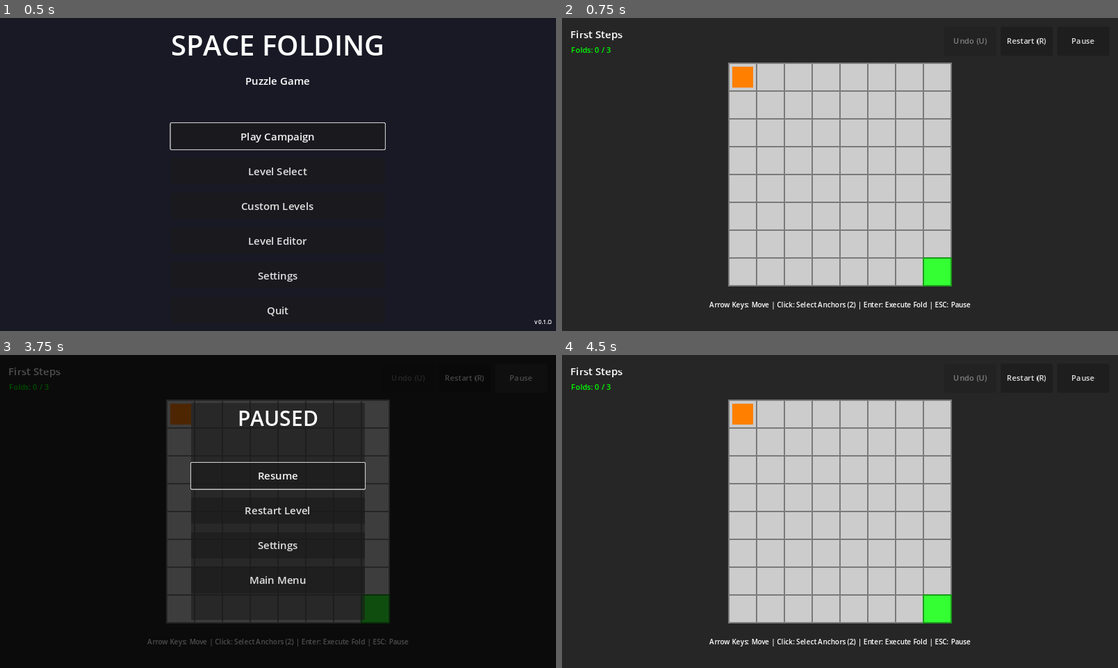
Above: before the commit, frames 1-4 (two rows, left to right).
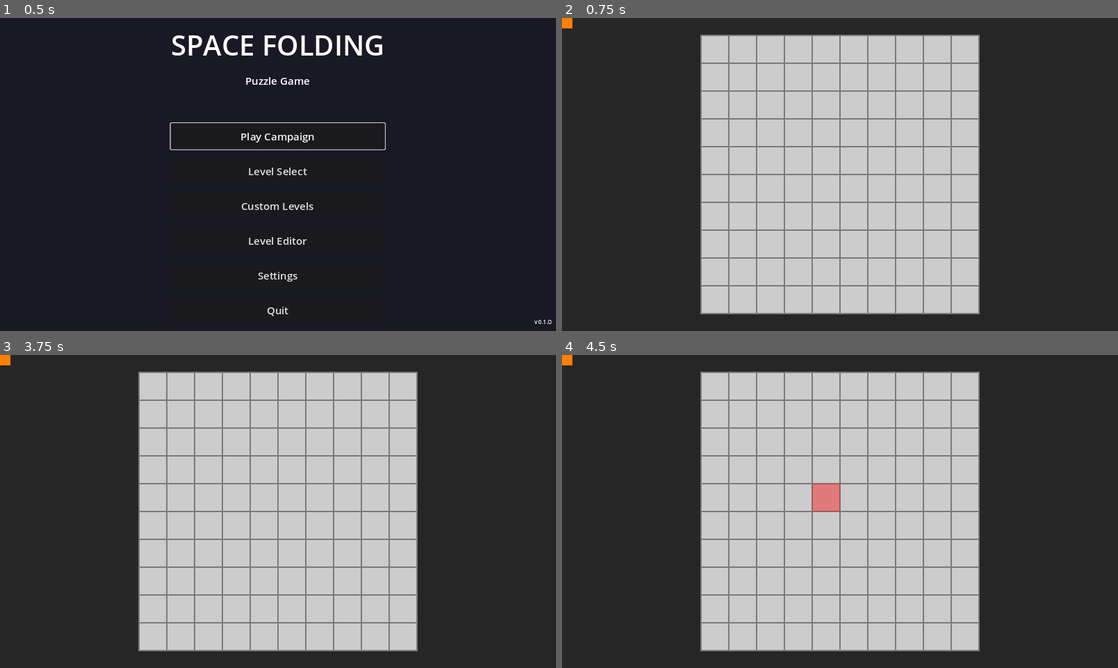
Above: after the commit, the same moments.

Repository: absent-mynd/puzzle
Game: Godot game, scene res://scenes/ui/MainMenu.tscn
Same seed, same stepped clock (60 frames per second), same inputs: the game is played once before the commit and once after it.
Inputs (mouse positions are in pixels of both pictures, inside the frame that each line leads up to):
- Up to frame 1 (0.5 s): no input
- Up to frame 2 (0.75 s): click "Play Campaign" at 0.5 s
- Up to frame 3 (3.75 s): click (467, 376) at 1.25 s, where only the run before the commit has a clickable "Restart (R)"; click (467, 376) at 2 s, where only the run before the commit has a clickable "Restart (R)"; click (467, 376) at 2.75 s, where only the run before the commit has a clickable "Restart (R)"; click (522, 376) at 3.5 s, where only the run before the commit has a clickable "Pause"
- Up to frame 4 (4.5 s): click (840, 511) at 4.25 s, where only the run before the commit has a clickable "Restart Level"

Frame 1 is identical in both runs. In frame 2, 17% of the frame differs, in the area x 0-96%, y 0-95%; in frame 3, 99%, in the area x 0-100%, y 0-100%; in frame 4, 18%.
Error after the commit: Parse Error: Function "execute_fold()" is a coroutine, so it must be called with "await". (res://scenes/MainScene.gd:307)

Commit message:
Incorporate UNFOLD actions into unified undo system (Phase 6 Task 8)
Treat seam-based unfold actions as "moves" in ActionHistory, enabling
sequential undo to reverse unfold operations by re-executing the fold.

Changes:
1. FoldSystem.gd:
   - Add fold_unfolded signal emitted when unfold_seam() succeeds
   - Signal includes fold_id, anchor1, anchor2, orientation for re-fold

2. MainScene.gd:
   - Connect fold_system.fold_unfolded signal to _on_fold_unfolded()
   - New handler records unfold actions in ActionHistory with fold parameters
   - Implement "unfold" undo case in _on_undo_requested()
   - Undo of unfold re-executes fold using saved anchor positions
   - Update HUD fold count and undo button state on unfold undo

Unified Action History now tracks:
- fold: Fold execution (undo by calling undo_fold_by_id with NO validation)
- move: Player movement (undo by restoring grid_position)
- unfold: Seam click unfold (undo by re-executing fold at same anchors)

Behavior:
- Sequential undo button reverses ALL action types in LIFO order
- Unfold undo is NOT the same as fold undo (different grid states)
- Players can undo unfolds that would have been blocked by validation
- Mixed action sequences work correctly (fold, move, unfold, move, etc)

All 571 tests passing (568 passing, 3 risky/pending - pre-existing)

Diff:
--- a/scenes/MainScene.gd
+++ b/scenes/MainScene.gd
@@ -61,6 +61,9 @@
 		# Connect to player signals
 		player.goal_reached.connect(_on_player_goal_reached)
 		player.position_changed.connect(_on_player_position_changed)  # Phase 6 Task 7
+
+		# Connect to fold system signals (Phase 6 Task 8 - UNFOLD as action)
+		fold_system.fold_unfolded.connect(_on_fold_unfolded)
 
 	# Initialize GUI
 	setup_gui()
@@ -141,6 +144,28 @@
 		"new_position": new_pos
 	}
 	action_history.push_action(move_action)
+
+	# Update undo button state
+	if hud:
+		hud.set_can_undo(action_history.can_undo())
+
+
+## Handle fold unfolded (seam click) - Phase 6 Task 8
+## Records unfold actions in ActionHistory so they can be undone
+func _on_fold_unfolded(fold_id: int, anchor1: Vector2i, anchor2: Vector2i, orientation: String) -> void:
+	if not action_history:
+		return
+
+	# Record the unfold action in action history
+	# Store the original fold parameters so we can re-execute the fold if undo is requested
+	var unfold_action = {
+		"action_type": "unfold",
+		"fold_id": fold_id,
+		"anchor1": anchor1,
+		"anchor2": anchor2,
+		"orientation": orientation
+	}
+	action_history.push_action(unfold_action)
 
 	# Update undo button state
 	if hud:
@@ -274,6 +299,32 @@
 				if hud:
 					hud.set_can_undo(action_history.can_undo())
 
+		"unfold":
+			# Phase 6 Task 8: Handle unfold undo (re-fold)
+			if fold_system and action.has("anchor1") and action.has("anchor2"):
+				var anchor1 = action["anchor1"]
+				var anchor2 = action["anchor2"]
+				var success = fold_system.execute_fold(anchor1, anchor2, false)
+
+				if success:
+					# Update HUD
+					if hud:
+						hud.set_fold_count(GameManager.fold_count)
+						hud.set_can_undo(action_history.can_undo())
+					print("Unfold undo successful! Fold re-executed at %s -> %s" % [anchor1, anchor2])
+				else:
+					# Re-fold failed, push action back
+					action_history.push_action(action)
+					print("Cannot undo unfold - re-fold failed")
+					if hud:
+						hud.set_can_undo(action_history.can_undo())
+			else:
+				print("Cannot undo unfold - missing action data")
+				# Push action back if undo failed
+				action_history.push_action(action)
+				if hud:
+					hud.set_can_undo(action_history.can_undo())
+
 		_:
 			print("Unknown action type: %s" % action["action_type"])
 			# Update undo button state anyway
--- a/scripts/systems/FoldSystem.gd
+++ b/scripts/systems/FoldSystem.gd
@@ -9,6 +9,12 @@
 
 extends Node
 class_name FoldSystem
+
+## Signals
+
+## Emitted when a fold is unfolded via seam click (Phase 6 Task 8 - UNFOLD as action)
+## Parameters: fold_id, anchor1, anchor2, orientation
+signal fold_unfolded(fold_id: int, anchor1: Vector2i, anchor2: Vector2i, orientation: String)
 
 ## Properties
 
@@ -1464,17 +1470,21 @@
 				if cell:
 					player.global_position = grid_manager.to_global(cell.get_center())
 
-	# 5. Remove fold from history
+	# 5. Emit unfold event for action history (Phase 6 Task 8)
+	# Emit BEFORE removing from history so we can capture the fold details
+	fold_unfolded.emit(fold_id, target_fold["anchor1"], target_fold["anchor2"], target_fold["orientation"])
+
+	# 6. Remove fold from history
 	fold_history.remove_at(fold_index)
 
-	# 6. Update GameManager fold count if it exists
+	# 7. Update GameManager fold count if it exists
 	if GameManager:
 		GameManager.fold_count -= 1
 
-	# 7. Update seam visual states
+	# 8. Update seam visual states
 	update_seam_visual_states()
 
-	# 8. Play unfold sound effect (if available)
+	# 9. Play unfold sound effect (if available)
 	if AudioManager:
 		AudioManager.play_sfx("unfold")
 
